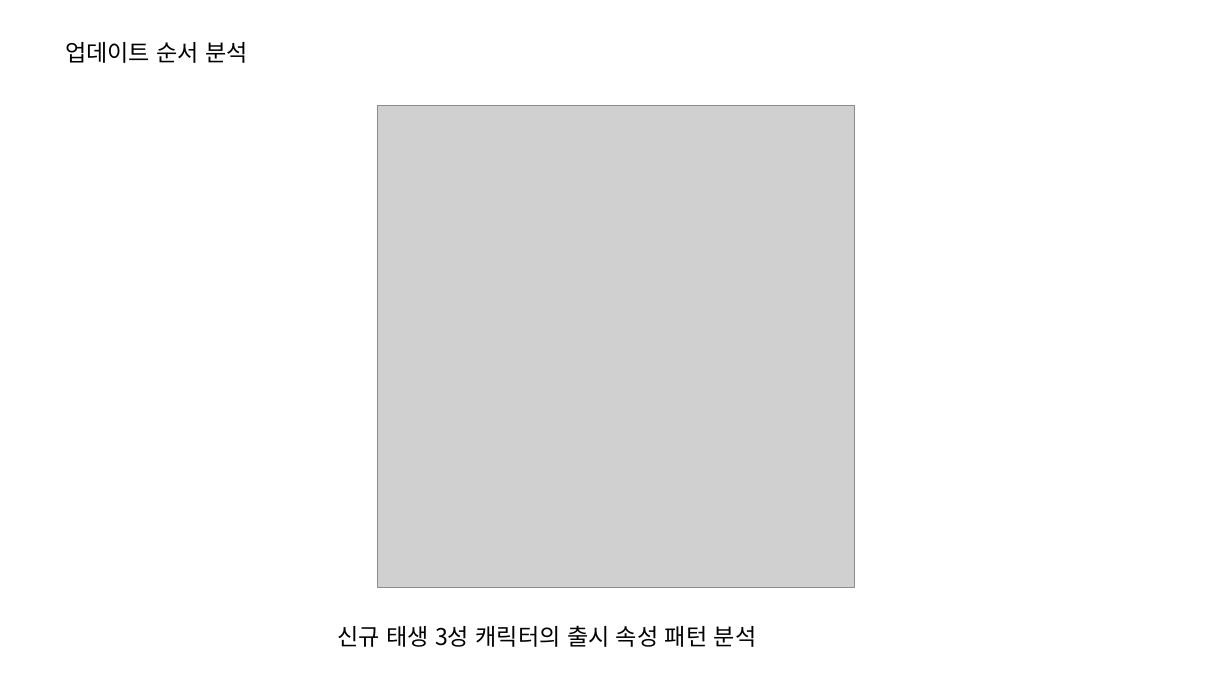
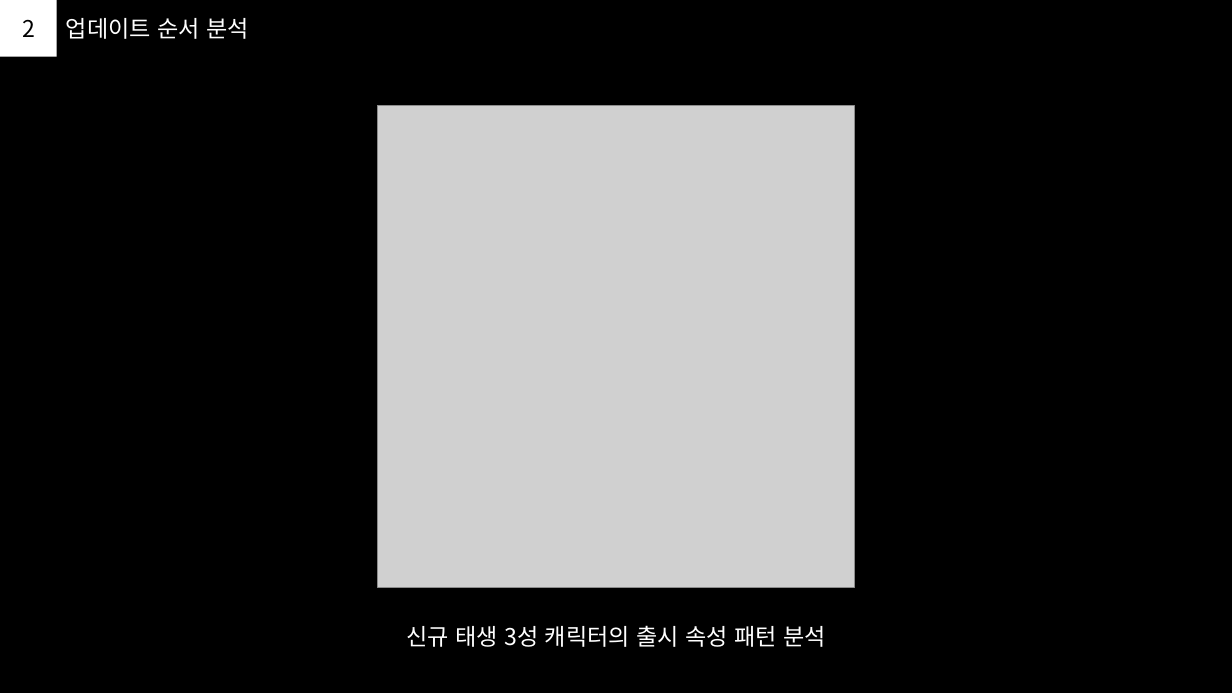
Before and after one commit to PhenomJ/GameDesign, a slide deck: slide 3 of 가디언 테일즈/1. PPT/신규_캐릭터_기획.pptx. Drawn at 1232x693 pixels with LibreOffice and Linux fonts; fonts in the diff are those of the drawing; grey boxes stand for pictures. Boxes give left, top, right and bottom in pixels: in the first picture for what was removed or moved away, otherwise in the second. Text is boxed around its words. In the diff, an @@ line names an element or a change of style, - is before the commit and + after.

```diff
--- a/가디언 테일즈/1. PPT/신규_캐릭터_기획.pptx
+++ b/가디언 테일즈/1. PPT/신규_캐릭터_기획.pptx
@@ background #FFFFFF to #000000 @@
@@ rectangle added at [0, 0, 56, 56], fill #FFFFFF, 18 pt, text #000000 @@
+2
@@ text "업데이트 순서 분석": place and size @@
-text "업데이트 순서 분석" at [65, 42, 249, 63]
+text "업데이트 순서 분석" at [66, 18, 249, 39]
@@ text "업데이트 순서 분석" at [66, 18, 249, 39]: text colour #000000 to #FFFFFF @@
@@ text "신규 태생 3성 캐릭터의 출시 ..." at [406, 625, 826, 647]: text colour #000000 to #FFFFFF; alignment left to centre @@
```
Also in this commit, not shown: 10 other slides changed, 1 slide added, 1 slide removed.
